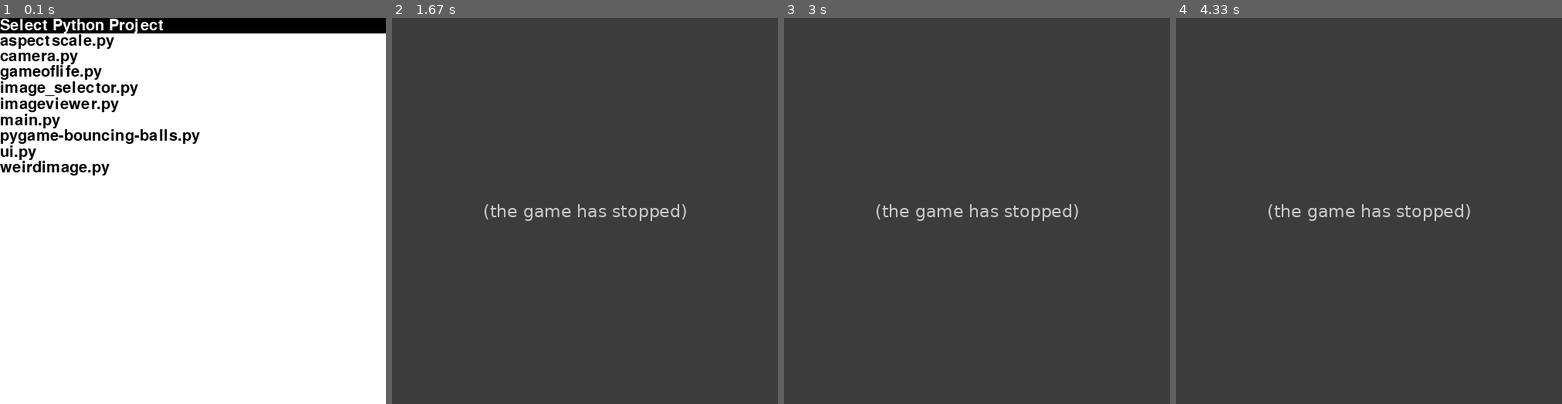
Above: before the commit, frames 1-4 (left to right).
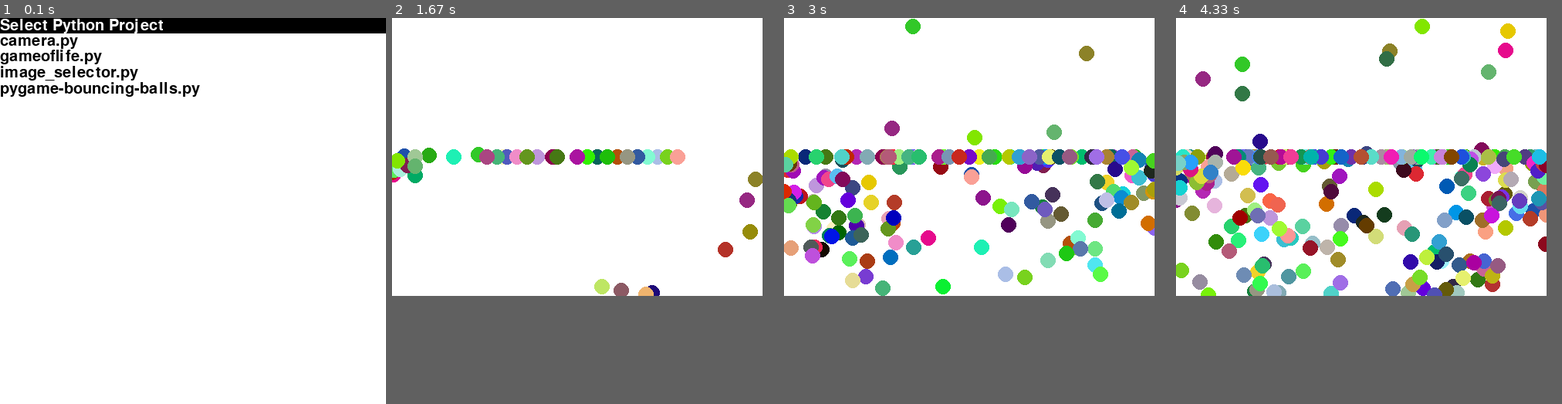
Above: after the commit, the same moments.

Repository: sillypantscoder/random_python_stuff
Game: pygame game, started from main.py
Two runs of this game, one before a commit and one after it. Both use one fixed random seed, a clock stepped at 60 frames per second and the inputs below.
Inputs (mouse positions are in pixels of both pictures, inside the frame that each line leads up to):
- Up to frame 1 (0.1 s): no input
- Up to frame 2 (1.67 s): press the mouse at (484, 68) at 0.87 s; move the mouse to (538, 75) at 0.97 s; release the mouse at (592, 79) at 1.1 s; press the mouse at (596, 156) at 1.2 s; move the mouse to (561, 129) at 1.3 s; release the mouse at (523, 99) at 1.43 s; press the mouse at (615, 253) at 1.53 s; move the mouse to (577, 226) at 1.63 s
- Up to frame 3 (3 s): release the mouse at (934, 199) at 1.77 s; press the mouse at (845, 207) at 1.87 s; move the mouse to (845, 214) at 1.97 s; release the mouse at (845, 218) at 2.1 s; press the mouse at (1131, 268) at 2.2 s; move the mouse to (1023, 253) at 2.3 s; release the mouse at (915, 238) at 2.43 s; press the mouse at (838, 164) at 2.53 s; move the mouse to (841, 118) at 2.63 s; release the mouse at (849, 68) at 2.77 s; press the mouse at (1100, 218) at 2.87 s; move the mouse to (1092, 222) at 2.97 s
- Up to frame 4 (4.33 s): release the mouse at (1477, 222) at 3.1 s; press the mouse at (1318, 149) at 3.2 s; move the mouse to (1403, 126) at 3.3 s; release the mouse at (1492, 102) at 3.43 s; press the mouse at (1473, 292) at 3.53 s; move the mouse to (1384, 268) at 3.63 s; release the mouse at (1299, 245) at 3.77 s; press the mouse at (1534, 199) at 3.87 s; move the mouse to (1469, 199) at 3.97 s; release the mouse at (1403, 195) at 4.1 s; press the mouse at (1257, 261) at 4.2 s; move the mouse to (1257, 164) at 4.3 s
In our replay, in frame 2 the window is 500x500 before the commit and 480x360 after it. These sizes can differ from the game's own. Grey fills any space a smaller window leaves; there, only what the larger window draws over its background counts as a difference.

The runs differ from the first frame. In frame 1, 4.4% of the frame differs, in the area x 0-52%, y 4-41%; in frame 2, 69%, in the area x 0-96%, y 0-72%; in frame 3, 69%; in frame 4, 69%.
Error before the commit: IndexError: list index out of range (weirdimage.py line 6); the game stopped at 1.45 s (later frames are placeholders)

Commit message:
main.py only shows full programs

Diff:
--- a/camera.py
+++ b/camera.py
@@ -1,3 +1,5 @@
+#full
+
 import pygame
 import pygame.camera
 import subprocess
--- a/gameoflife.py
+++ b/gameoflife.py
@@ -1,3 +1,5 @@
+#full
+
 import random
 from math import floor
 
--- a/image_selector.py
+++ b/image_selector.py
@@ -1,3 +1,5 @@
+#full
+
 import pygame
 import os
 import subprocess
--- a/main.py
+++ b/main.py
@@ -5,6 +5,14 @@
 ui.pygame.font.init()
 ui.init(ui.pygame.display.set_mode((500, 500)), ui.pygame.font.SysFont(ui.pygame.font.get_default_font(), 30))
 
-files = [z for z in os.listdir() if z.endswith(".py")]
+def isfull(path):
+	if not path.endswith(".py"): return False
+	f = open(path, "r")
+	r = f.readline()
+	f.close()
+	if r == "#full\n": return True
+	else: return False
+
+files = [z for z in os.listdir() if isfull(z)]
 s = files[ui.menu("Select Python Project", files)]
 subprocess.run(["python3", s])
--- a/pygame-bouncing-balls.py
+++ b/pygame-bouncing-balls.py
@@ -1,4 +1,4 @@
-# Pygame platformer
+#full
 
 #import subprocess
 #from types import prepare_class
